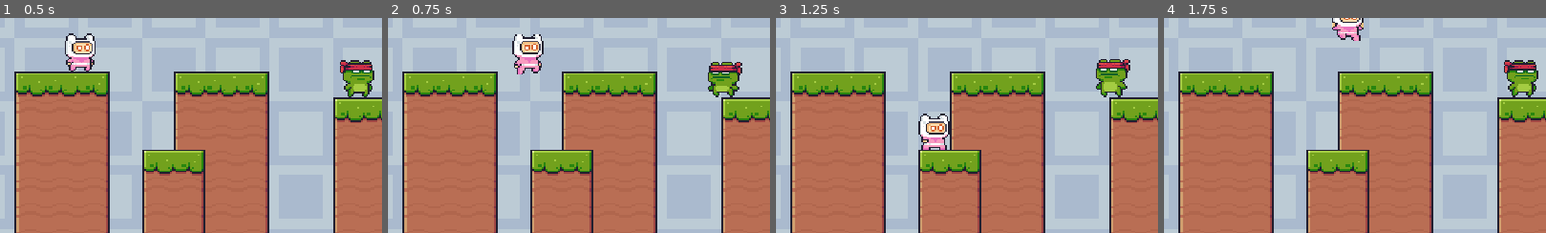
Above: before the commit, frames 1-4 (left to right).
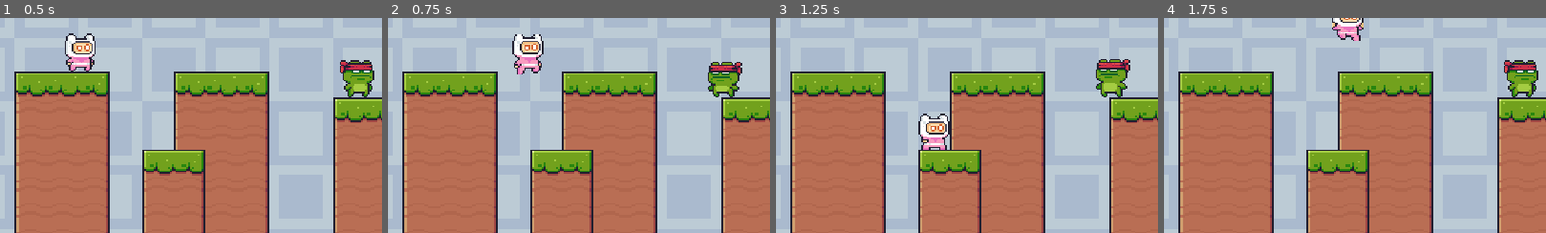
Above: after the commit, the same moments.

Repository: victorDigital/DDU2
Game: Godot game, scene res://Scenes/game.tscn
Same seed, same stepped clock (60 frames per second), same inputs: the game is played once before the commit and once after it.
Inputs:
- Up to frame 1 (0.5 s): no input
- Up to frame 2 (0.75 s): hold D (player1_right) from 0.53 s (still down); tap Left (player2_left) at 0.6 s
- Up to frame 3 (1.25 s): keep holding D (player1_right); tap W (player1_jump) at 0.77 s
- Up to frame 4 (1.75 s): keep holding D (player1_right); tap Right (player2_right) at 1.35 s; tap W (player1_jump) at 1.52 s
The pictures show only the part of the screen within x 40-90%, y 38-88%; the shares and areas given below are measured in that part.

Frame 1 is identical in both runs. In frame 2, less than 0.1% of the frame differs, in the area x 84-93%, y 23-37%; in frame 3, 0.1%, in the area x 83-92%, y 23-37%; in frame 4, less than 0.1%.

Commit message:
fixed player_2 collisions

Diff:
--- a/Scenes/player_2.tscn
+++ b/Scenes/player_2.tscn
@@ -201,7 +201,7 @@
 }]
 
 [sub_resource type="RectangleShape2D" id="RectangleShape2D_uwe54"]
-size = Vector2(11.5, 13)
+size = Vector2(10, 12)
 
 [node name="player_2" type="CharacterBody2D"]
 
@@ -213,5 +213,5 @@
 autoplay = "idle"
 
 [node name="CollisionShape2D" type="CollisionShape2D" parent="."]
-position = Vector2(0.25, 1.5)
+position = Vector2(0, 2)
 shape = SubResource("RectangleShape2D_uwe54")
